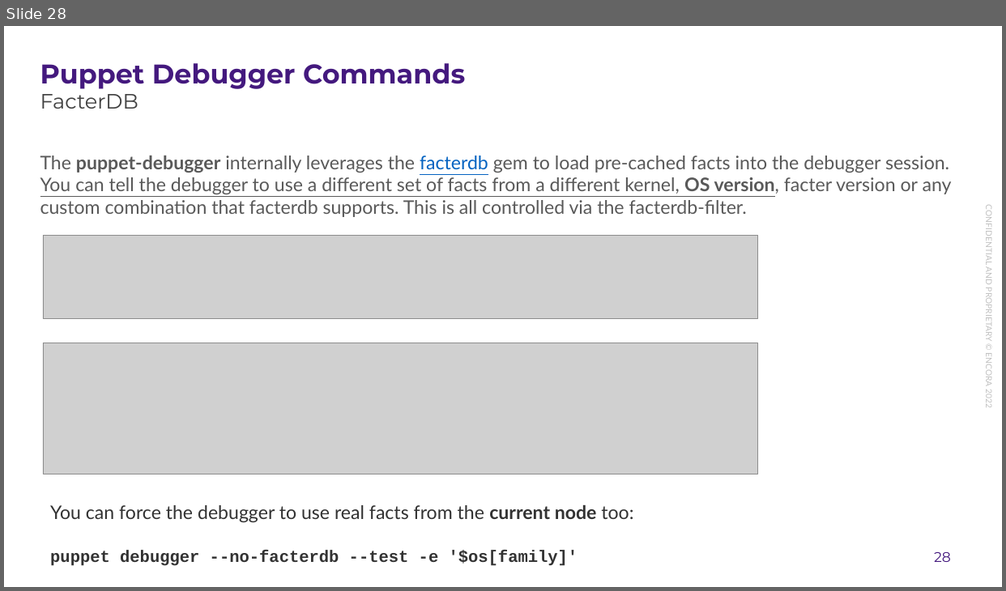
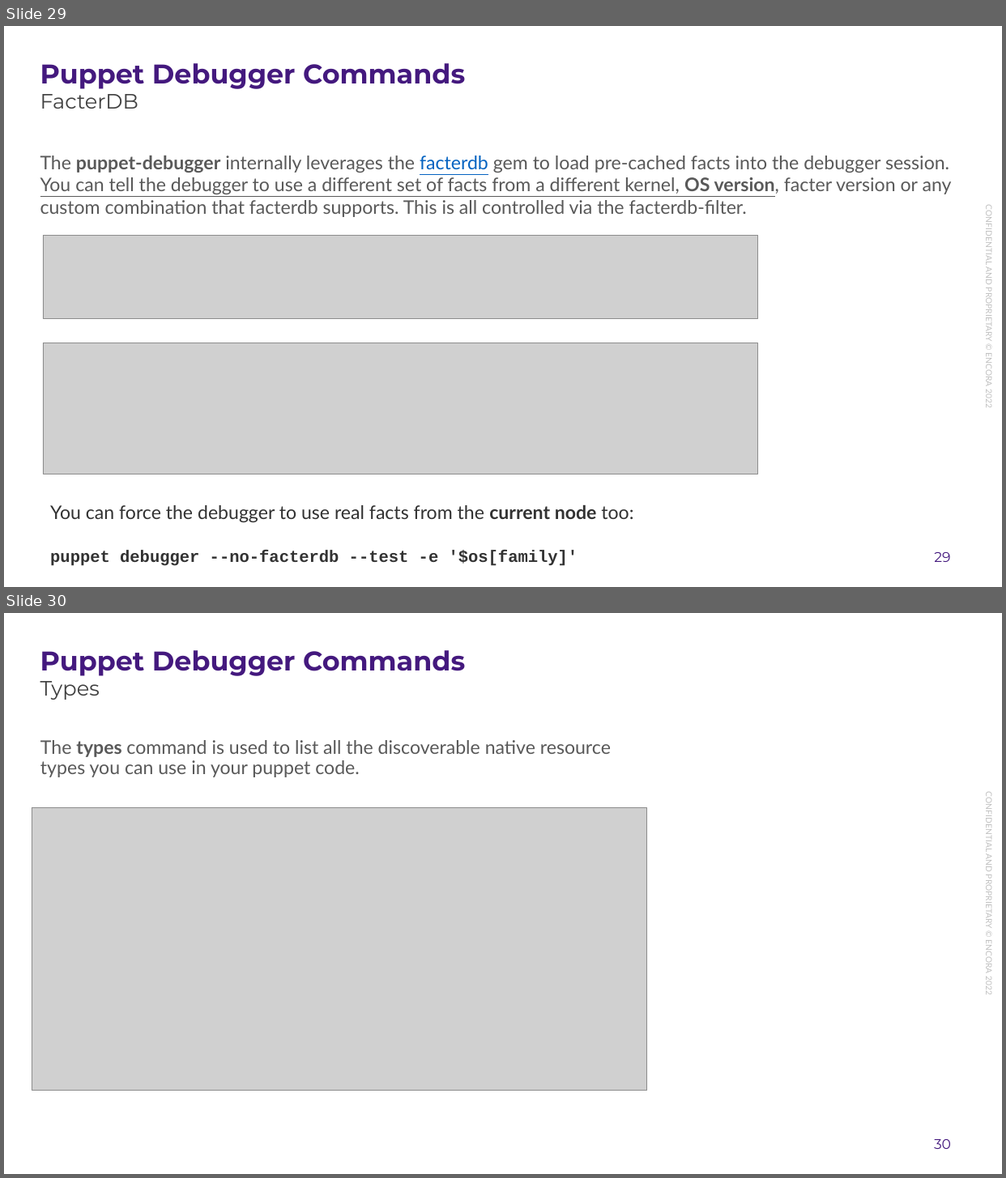
Before and after one commit to enogrob/presentation-puppet-debugger, a slide deck: docs/presentation-puppet-debugger.pptx. Shown one above the other, each under a label of ours: slide 28 before the commit, slides 29 and 30 after it. The pictures are 1006x591 and 1006x1178 pixels, drawn with LibreOffice and Linux fonts; fonts in the diff are those of the drawing; grey boxes stand for pictures; background and template pictures are left out. Boxes give left, top, right and bottom in pixels: in the first picture for what was removed or moved away, otherwise in the second. Text is boxed around its words. In the diff, an @@ line names an element or a change of style, - is before the commit and + after.

```diff
--- a/docs/presentation-puppet-debugger.pptx
+++ b/docs/presentation-puppet-debugger.pptx
@@ slide 30 added at bbox=[4, 613, 1002, 1174], background #FFFFFF; not listed: 2 template elements that a slide beside it also shows @@
@@ title added at bbox=[40, 650, 465, 676], 26 pt, text #44197E, bold @@
+Puppet Debugger Commands
@@ subtitle added at bbox=[40, 675, 100, 700], 20 pt, text #404040 @@
+Types
@@ text added at bbox=[40, 740, 611, 777], 18 pt, text #595959 @@
+The types command is used to list all the discoverable native resource types you can use in your puppet code.
@@ picture added at bbox=[32, 808, 647, 1091] @@
@@ what was slide 28 is now slide 29 @@
@@ page number at bbox=[934, 552, 950, 562]: text changed @@
-28
+29
```
Also in this commit, not shown: 4 slides changed, 6 other slides added, 1 other file.
